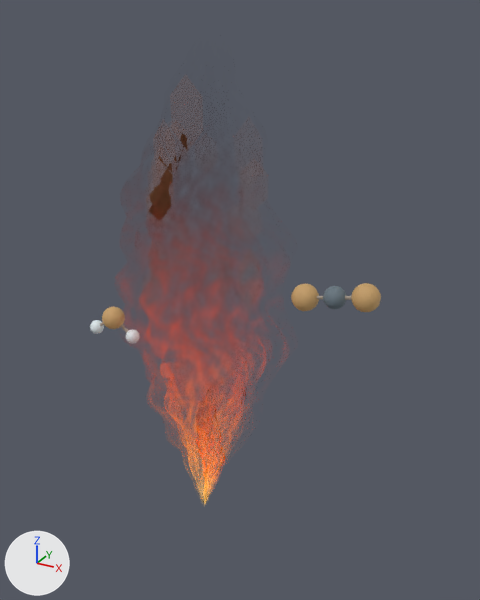
Two versions of the glTF model public/models/plume.glb, one commit apart.
Both versions are drawn from a camera (50 mm lens) standing at (4.36, -6.8, 7.0) and looking at (0.55, 0.13, 3.53). Lighting does not change. The marker at lower left points along +X, +Y and +Z. The picture after the commit comes second. Where no turn or scale is listed for an object, it has been applied to the vertices. Vertices at exactly the same position are counted once.

Objects in the first picture: 'Carbon symbol', 'Hydrogen symbol', 'Low-poly fading gas wisp', 'Low-poly fading gas wisp.001', 'Low-poly fading gas wisp.002', 'Molecular symbol bond', 'Molecular symbol bond.002', 'Oxygen symbol', 'Oxygen symbol.002'.
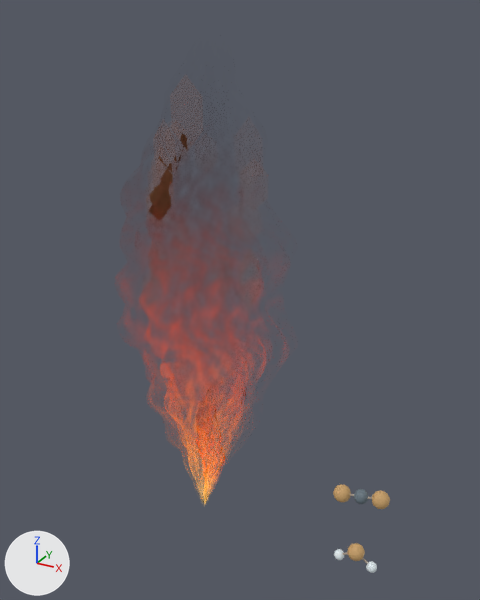
Where the newer file only moved an object's origin or applied its transform, the numbers keep the older frame.

Location of each change, [x1, y1, x2, y2] in pixels of the pictures (480 x 600 px):
'Oxygen symbol', moved, rescaled (36% narrower, 13% shorter)
    before: [291, 283, 381, 312]
    after: [333, 484, 390, 509]
'Oxygen symbol.002', moved, rescaled (21% narrower, 17% shorter)
    before: [102, 307, 125, 329]
    after: [347, 543, 365, 561]
'Carbon symbol', moved, rescaled (33% narrower, 33% shorter)
    before: [323, 286, 346, 309]
    after: [354, 489, 369, 504]
'Hydrogen symbol', moved, rescaled (14% narrower)
    before: [90, 320, 140, 344]
    after: [334, 549, 377, 573]
'Molecular symbol bond.002', moved, rescaled (mostly hidden)
    before: [100, 322, 129, 333]
    after: [343, 552, 368, 564]
'Molecular symbol bond', moved, rescaled (mostly hidden)
    before: [317, 296, 351, 300]
    after: [350, 494, 372, 499]

The change in detail:
me_sphere is used by ob_carbon_symbol; location (1.85, 0.1, 3.85).
me_sphere had 146 vertices, 288 faces and spanned x -0.14..0.14, y -0.14..0.14, z -0.14..0.14.
me_sphere now has 146 vertices, 288 faces and spans x 0.559..0.741, y -0.491..-0.309, z -2.491..-2.309.
me_sphere part 1: the whole mesh is scaled about its middle by 0.65, then moved by (0.65, -0.4, -2.4).
me_sphere_001 is used by ob_oxygen_symbol; location (1.47, 0.1, 3.77).
me_sphere_001 had 292 vertices, 576 faces and spanned x -0.17..0.93, y -0.17..0.17, z -0.17..0.324.
me_sphere_001 now has 292 vertices, 576 faces and spans x 0.673..1.387, y -0.511..-0.289, z -2.484..-2.162.
me_sphere_001 part 2: the whole mesh is scaled about its middle by 0.65, then moved by (0.65, -0.4, -2.4).
me_sphere_004 is used by ob_hydrogen_symbol; location (-1.99, 0.2, 2.52).
me_sphere_004 had 292 vertices, 576 faces and spanned x -0.105..0.785, y -0.105..0.105, z -0.105..0.105.
me_sphere_004 now has 292 vertices, 576 faces and spans x 4.201..4.779, y -0.568..-0.432, z -2.188..-2.051.
me_sphere_004 part 3: the whole mesh is scaled about its middle by 0.65, then moved by (4.15, -0.5, -2.12).
me_sphere_003 is used by ob_oxygen_symbol_002; location (-1.65, 0.2, 2.75).
me_sphere_003 had 146 vertices, 288 faces and spanned x -0.17..0.17, y -0.17..0.17, z -0.17..0.17.
me_sphere_003 now has 146 vertices, 288 faces and spans x 4.04..4.26, y -0.61..-0.39, z -2.31..-2.089.
me_sphere_003 part 4: the whole mesh is scaled about its middle by 0.65, then moved by (4.15, -0.5, -2.2).
Object 'Molecular symbol bond' (ob_molecular_symbol_bond) moves from (1.66, 0.1, 3.812) to (2.377, -0.3, 1.425).
Object 'Molecular symbol bond' (ob_molecular_symbol_bond) is rescaled from (1.0, 1.0, 1.0) to (0.65, 0.65, 0.65).
Object 'Molecular symbol bond.002' (ob_molecular_symbol_bond_002) moves from (-1.82, 0.2, 2.635) to (2.389, -0.3, 0.475).
Object 'Molecular symbol bond.002' (ob_molecular_symbol_bond_002) is rescaled from (1.0, 1.0, 1.0) to (0.65, 0.65, 0.65).
